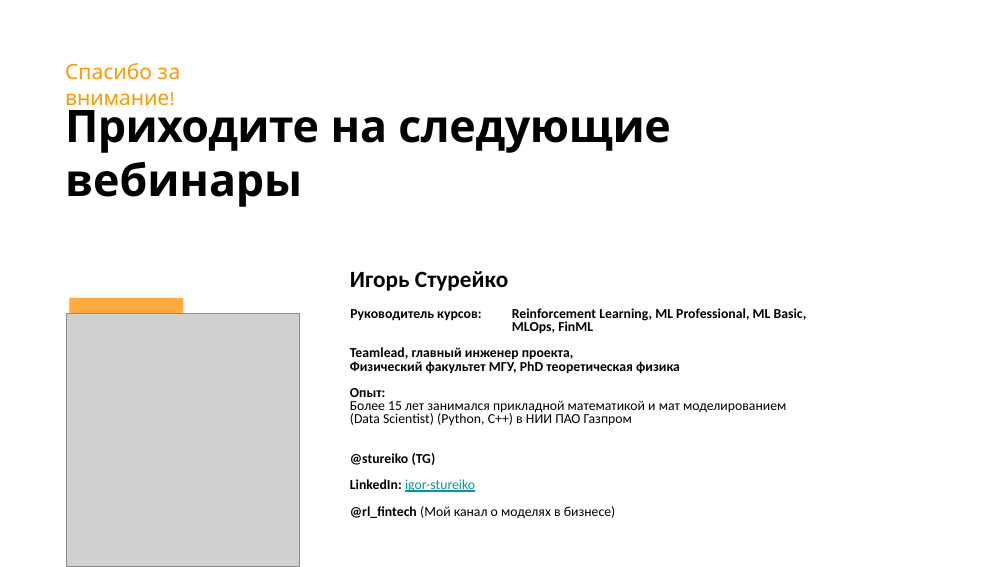
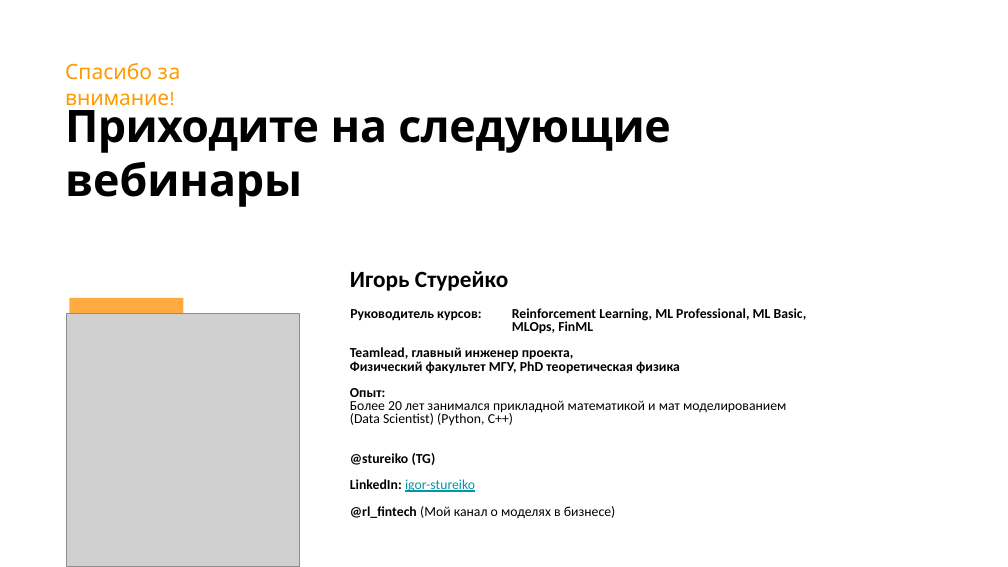
Before and after one commit to stureiko/Otus_lectures, a slide deck: slide 14 of RL/Course-project/Course project.pptx. Drawn at 1008x567 pixels with LibreOffice and Linux fonts; fonts in the diff are those of the drawing; grey boxes stand for pictures; background and template pictures are left out. Boxes give left, top, right and bottom in pixels: in the first picture for what was removed or moved away, otherwise in the second. Text is boxed around its words. In the diff, an @@ line names an element or a change of style, - is before the commit and + after.

```diff
--- a/RL/Course-project/Course project.pptx
+++ b/RL/Course-project/Course project.pptx
@@ text at (350, 400, 786, 426): text changed @@
-Более 15 лет занимался прикладной математикой и мат моделированием
-(Data Scientist) (Python, С++) в НИИ ПАО Газпром
+Более 20 лет занимался прикладной математикой и мат моделированием
+(Data Scientist) (Python, С++)
```
Also in this commit, not shown: 2 other slides changed, 28 other files.
